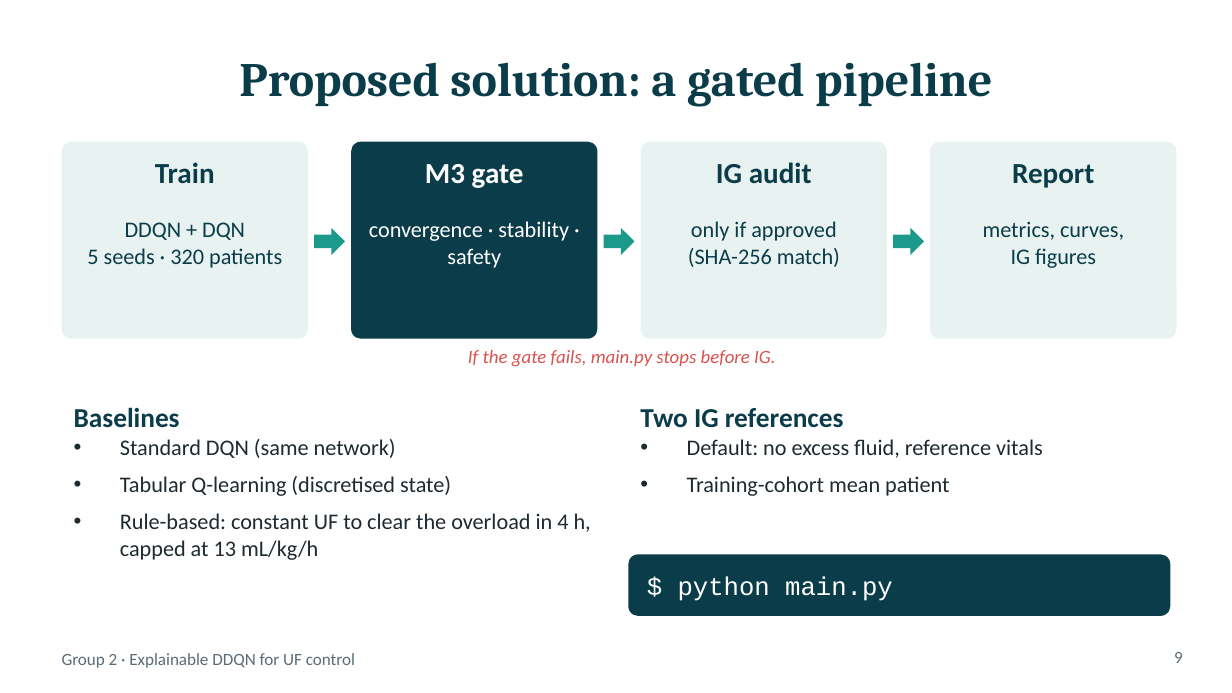
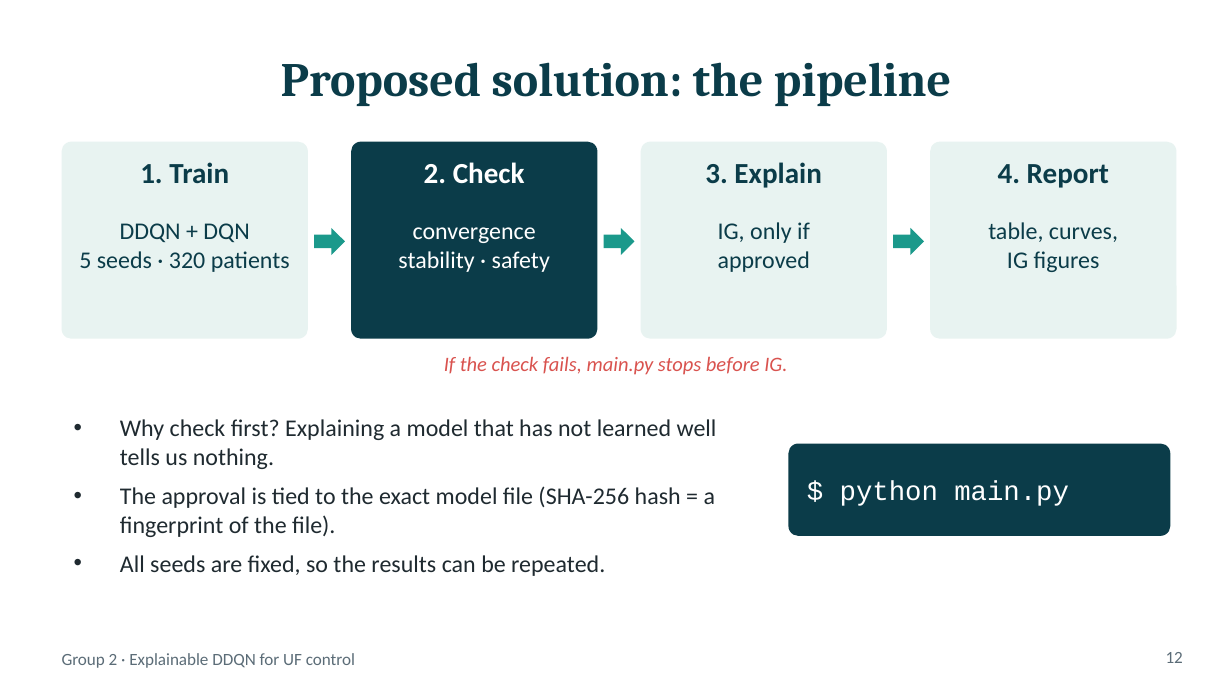
Before and after one commit to mr-h12/ckd-dialysis-ddqn-ig, a slide deck: slide 12 of slides/CKD_DDQN_IG.pptx (slide 9 before the commit). Drawn at 1232x693 pixels with LibreOffice and Linux fonts; fonts in the diff are those of the drawing. Boxes give left, top, right and bottom in pixels: in the first picture for what was removed or moved away, otherwise in the second. Text is boxed around its words. In the diff, an @@ line names an element or a change of style, - is before the commit and + after.

```diff
--- a/slides/CKD_DDQN_IG.pptx
+++ b/slides/CKD_DDQN_IG.pptx
@@ title at [281,62,951,106]: text changed @@
-Proposed solution: a gated pipeline
+Proposed solution: the pipeline
@@ text at [140,162,229,184]: text changed @@
-Train
+1. Train
@@ text at [424,162,525,184]: text changed @@
-M3 gate
+2. Check
@@ text at [705,162,821,188]: text changed @@
-IG audit
+3. Explain
@@ text at [998,164,1109,188]: text changed @@
-Report
+4. Report
@@ text "DDQN + DQN" at [79,223,290,272]: size 13 to 14 pt @@
@@ text at [398,227,550,272]: text changed; size 13 to 14 pt @@
-convergence · stability · safety
+convergence
+stability · safety
@@ text at [718,222,810,272]: text changed; size 13 to 14 pt @@
-only if approved
-(SHA-256 match)
+IG, only if
+approved
@@ text at [988,222,1118,242]: text changed; size 13 to 14 pt @@
-metrics, curves,
+table, curves,
@@ text at [1007,251,1100,272]: size 13 to 14 pt in "IG figures" @@
@@ text at [444,356,787,375]: text changed; size 11 to 12 pt @@
-If the gate fails, main.py stops before IG.
+If the check fails, main.py stops before IG.
@@ text at [120,419,717,576]: text changed; size 13 to 14 pt @@
-Baselines
-• Standard DQN (same network)
-• Tabular Q-learning (discretised state)
-• Rule-based: constant UF to clear the overload in 4 h, capped at 13 mL/kg/h
+• Why check first? Explaining a model that has not learned well tells us nothing.
+• The approval is tied to the exact model file (SHA-256 hash = a fingerprint of the file).
+• All seeds are fixed, so the results can be repeated.
@@ text removed at [640,408,1043,496] @@
-Two IG references
-• Default: no excess fluid, reference vitals
-• Training-cohort mean patient
@@ rounded rectangle: place and size @@
-rounded rectangle at [628,554,1170,616]
+rounded rectangle at [788,444,1170,536]
@@ rounded rectangle at [788,444,1170,536]: proportions changed @@
@@ text "$ python main.py": place and size @@
-text "$ python main.py" at [678,576,893,601]
+text "$ python main.py" at [840,481,1069,506]
@@ text "$ python main.py" at [840,481,1069,506]: size 15 to 16 pt @@
@@ page number at [1166,652,1183,663]: text changed @@
-9
+12
```
Also in this commit, not shown: 7 other slides changed, 9 slides added, 6 slides removed.
